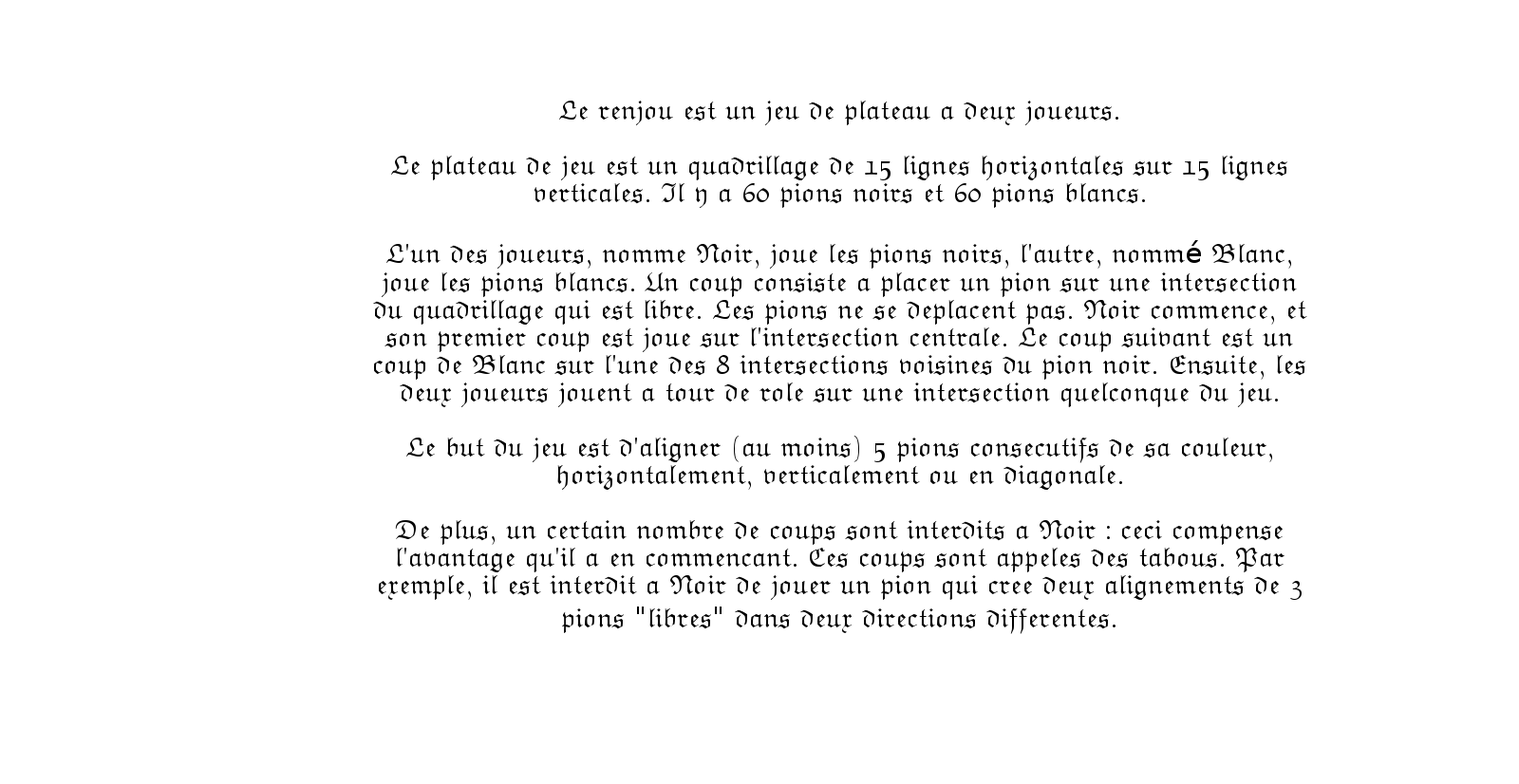
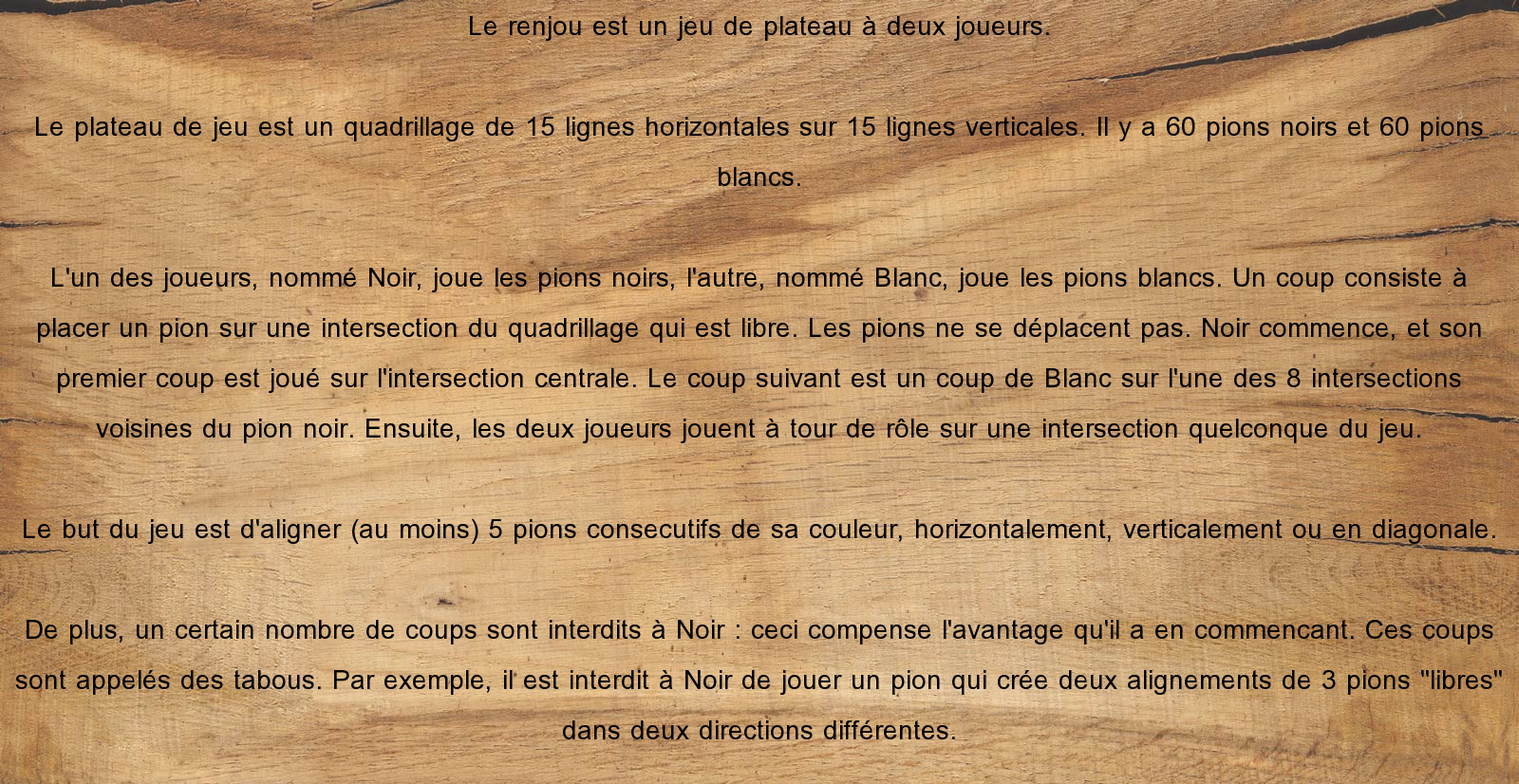
Before/after of a 1519x784 layered artwork. What changed in the layer stack:
painted on "Le renjou est un jeu de platea..." over <box>15,15,1503,741</box>
added layer "Calque Copié" above "Arrière-plan" over <box>0,0,1519,784</box>
